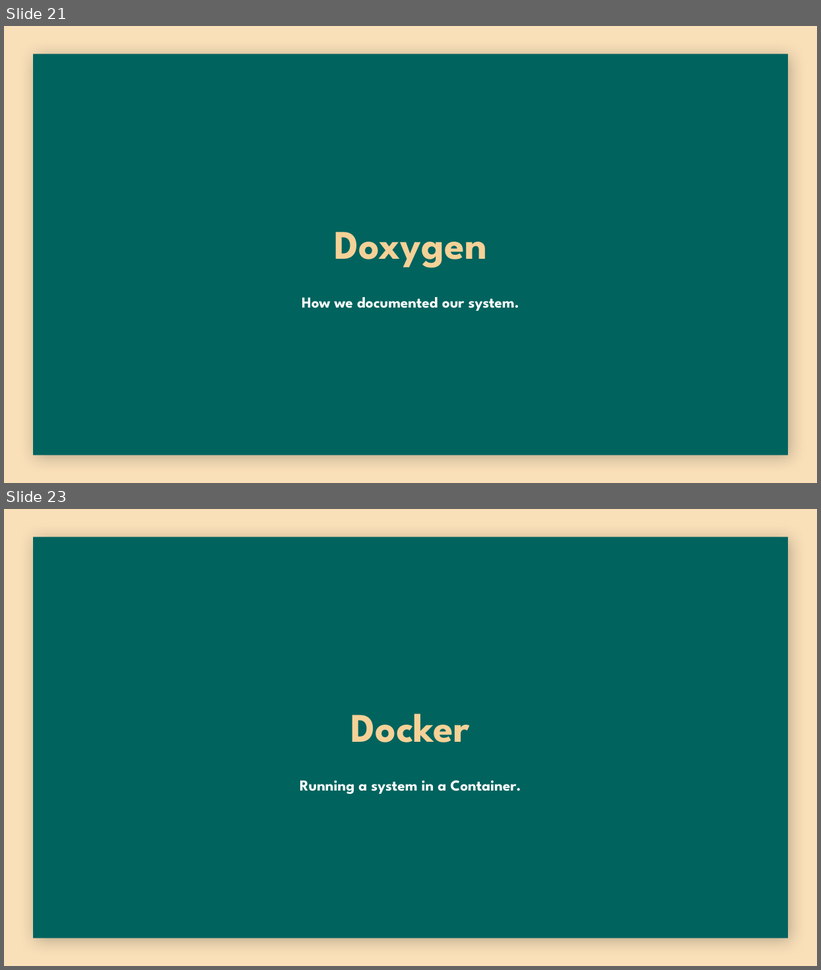
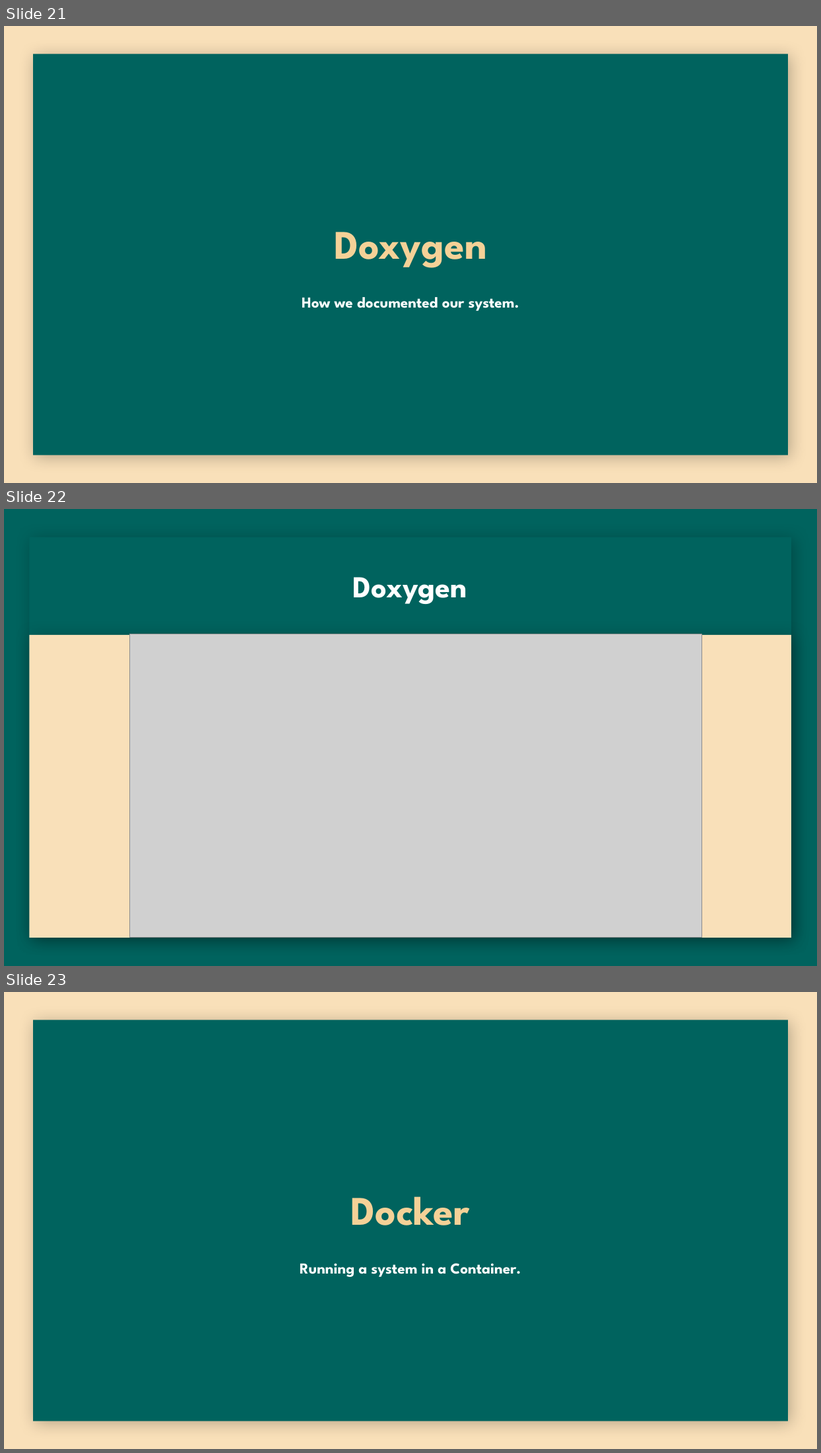
Before and after one commit to yashGhela/cos214prac6, a slide deck: Presentation/TIVIDY-Presentation.pptx. Shown one above the other, each under a label of ours: slides 21 and 23 before the commit, slides 21, 22 and 23 after it; the slides between them are not shown. The pictures are 821x970 and 821x1453 pixels, drawn with LibreOffice and Linux fonts; fonts in the diff are those of the drawing; grey boxes stand for pictures; background and template pictures are left out. Boxes give left, top, right and bottom in pixels: in the first picture for what was removed or moved away, otherwise in the second. Text is boxed around its words. In the diff, an @@ line names an element or a change of style, - is before the commit and + after.

```diff
--- a/Presentation/TIVIDY-Presentation.pptx
+++ b/Presentation/TIVIDY-Presentation.pptx
@@ slide 22 added at (4, 509, 817, 966), background picture (left out) @@
@@ rectangle added at (30, 537, 791, 938), fill #00635D @@
@@ title added at (352, 577, 467, 604), 36 pt, text #FFFFFF, bold @@
+Doxygen
@@ rectangle added at (30, 635, 791, 939), fill #F9E0B9 @@
@@ picture added at (129, 634, 702, 937) @@
```
Also in this commit, not shown: 4 slides changed, 2 other slides added, 3 slides removed, 8 other files.
